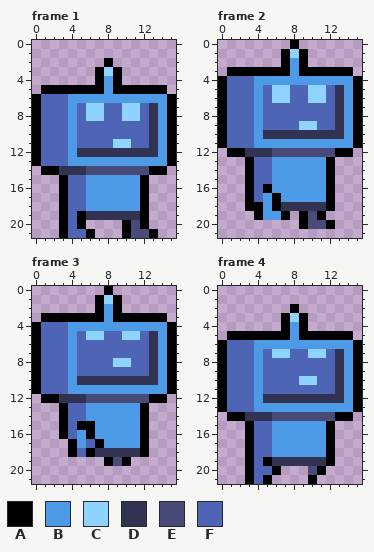
Two versions of one pixel-art file, assets/images/player/player_run.aseprite. The picture above was drawn from the file before the commit.
16x22 pixels, 8 frames. Shown: frame 1, frame 2, frame 3, frame 4. The commit also changed other frames, which this record leaves out.
Palette (. is transparent): A #000000  B #4d9be6  C #8fd3ff  D #323353  E #484a77  F #4d65b4
And afterwards:
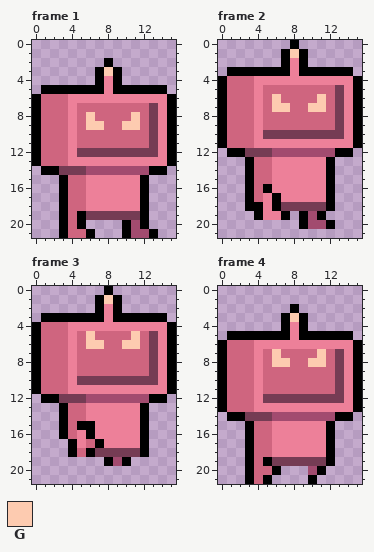
Colours new in this view: G #fdcbb0
From old to new:
layer "Player_3" now hidden
layer "Player_1" now shown
@@ palette @@
-B #4d9be6
+B #ed8099
-D #323353
+D #753c54
-E #484a77
+E #a24b6f
-F #4d65b4
+F #cf657f
--- frame 1, layer "Player_1"
@@ x 6..10 @@
  2 ..A..
- 3 .ACA.
+ 3 .AGA.
  4 .ABA.
@@ x 4..13 @@
  6 BBBBBBBBBB
- 7 BFCCFFCCFD
- 8 BFCCFFCCFD
- 9 BFFFFFFFFD
+ 7 BFFFFFFFFD
+ 8 BFGFFFFGFD
+ 9 BFGGFFGGFD
 10 BFFFFFFFFD
-11 BFFFFCCFFD
+11 BFFFFFFFFD
 12 BDDDDDDDDD
--- frame 2, layer "Player_1"
@@ x 6..10 @@
  0 ..A..
- 1 .ACA.
+ 1 .AGA.
  2 .ABA.
@@ x 4..13 @@
  4 BBBBBBBBBB
- 5 BFCCFFCCFD
- 6 BFCCFFCCFD
- 7 BFFFFFFFFD
+ 5 BFFFFFFFFD
+ 6 BFGFFFFGFD
+ 7 BFGGFFGGFD
  8 BFFFFFFFFD
- 9 BFFFFCCFFD
+ 9 BFFFFFFFFD
 10 BDDDDDDDDD
--- frame 3, layer "Player_1"
@@ x 6..10 @@
  0 ..A..
- 1 .ACA.
+ 1 .AGA.
  2 .ABA.
@@ x 4..13 @@
  4 BBBBBBBBBB
- 5 BFCCFFCCFD
- 6 BFFFFFFFFD
+ 5 BFGFFFFGFD
+ 6 BFGGFFGGFD
  7 BFFFFFFFFD
- 8 BFFFFCCFFD
+ 8 BFFFFFFFFD
  9 BFFFFFFFFD
--- frame 4, layer "Player_1"
@@ x 6..10 @@
  2 ..A..
- 3 .ACA.
+ 3 .AGA.
  4 .ABA.
@@ x 4..13 @@
  6 BBBBBBBBBB
- 7 BFCCFFCCFD
- 8 BFFFFFFFFD
+ 7 BFGFFFFGFD
+ 8 BFGGFFGGFD
  9 BFFFFFFFFD
-10 BFFFFCCFFD
+10 BFFFFFFFFD
 11 BFFFFFFFFD
